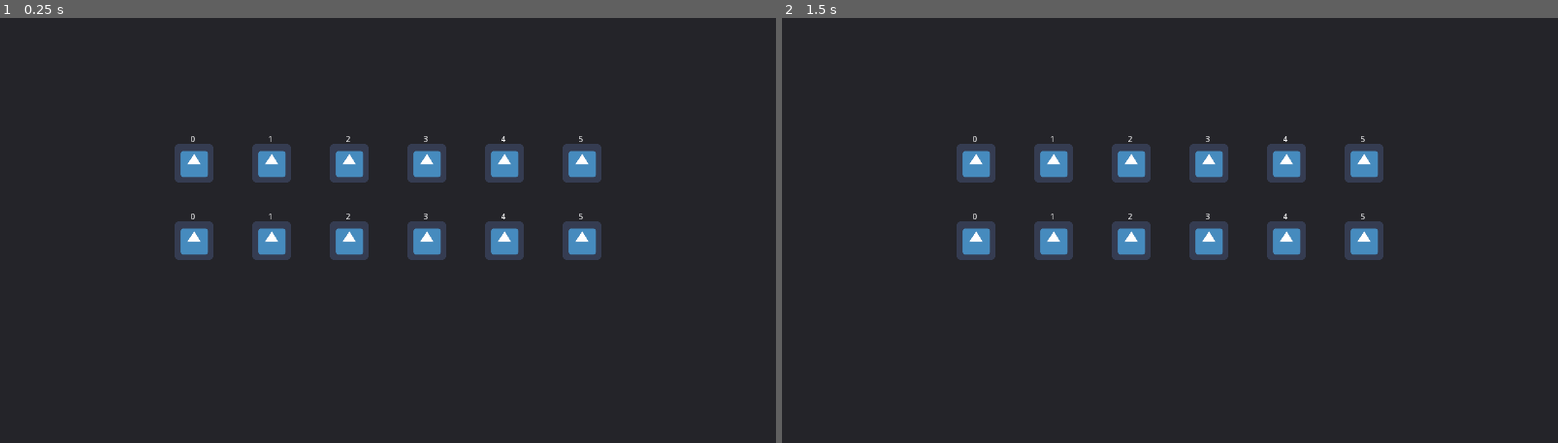
Above: before the commit, frames 1-2 (left to right).
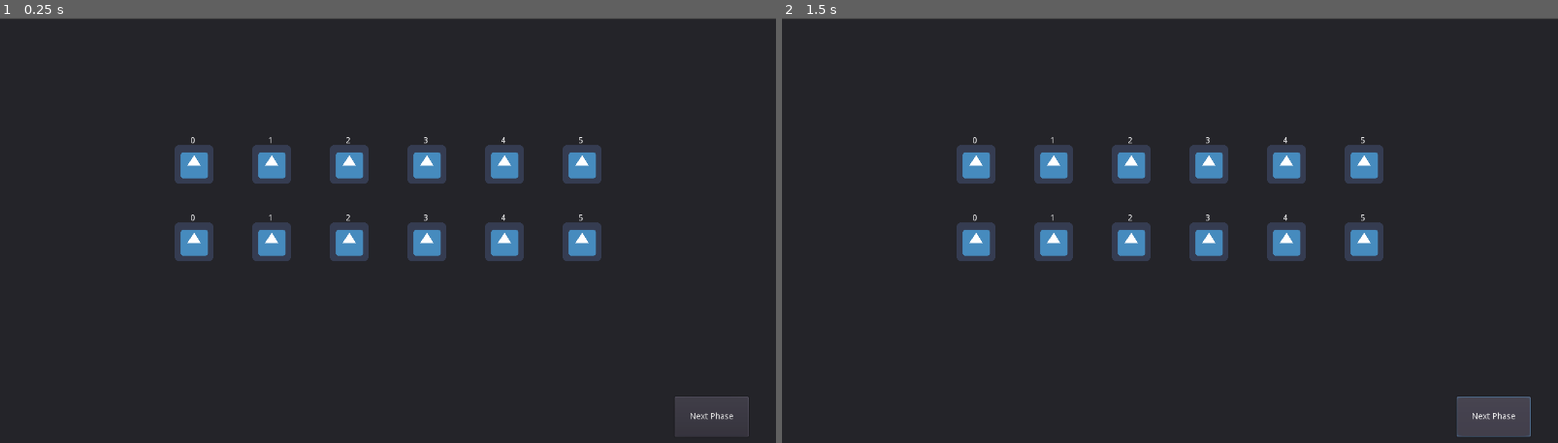
Above: after the commit, the same moments.

Repository: zachadel/GenomeEvolution
Game: Godot game, scene res://Scenes/Main.tscn
Same seed, same stepped clock (60 frames per second), same inputs: the game is played once before the commit and once after it. The engine's default icon, where the game draws it, is replaced by a stand-in: a white triangle on a blue panel in a dark square.
Inputs (mouse positions are in pixels of both pictures, inside the frame that each line leads up to):
- Up to frame 1 (0.25 s): no input
- Up to frame 2 (1.5 s): click (1495, 417) at 0.5 s, where only the run after the commit has a clickable "Next Phase"; click (1495, 417) at 1.25 s, where only the run after the commit has a clickable "Next Phase"

The runs differ from the first frame. In frame 1, 1.7% of the frame differs, in the area x 0-100%, y 0-99%; in frame 2, 2.1%.
Error after the commit: Parse Error: The identifier "gainTE" isn't declared in the current scope. (res://Scripts/Main.gd:30)

Commit message:
Added more structure to the main loop in Main.gd. Also duplicated Gene to make Transposon.

Diff:
--- a/Scenes/Main.gd
+++ /dev/null
@@ -1,31 +0,0 @@
-extends Node
-
-export (PackedScene) var Gene
-
-var game_over = false
-
-func _ready():
-	pass
-
-func new_game():
-	game_over = false
-	$Chromosome.start()
-
-func _process(delta):
-	pass
-	#while(!game_over):
-	#	turn_sequence()
-	#	scoring()
-
-func scoring():
-	pass
-
-func turn_sequence():
-	gain_transposons()
-	transposon_jumping()
-
-func gain_transposons():
-	pass
-
-func transposon_jumping():
-	pass
--- a/Scenes/Main.tscn
+++ b/Scenes/Main.tscn
@@ -1,12 +1,89 @@
 [gd_scene load_steps=4 format=2]
 
-[ext_resource path="res://Scenes/Main.gd" type="Script" id=1]
+[ext_resource path="res://Scripts/Main.gd" type="Script" id=1]
 [ext_resource path="res://Scenes/Gene.tscn" type="PackedScene" id=2]
 [ext_resource path="res://Scenes/Chromosome.tscn" type="PackedScene" id=3]
 
-[node name="Main" type="Node"]
+[node name="Main" type="Node" index="0"]
 
 script = ExtResource( 1 )
 Gene = ExtResource( 2 )
 
-[node name="Chromosome" parent="." index="0" instance=ExtResource( 3 )]
+[node name="chromosome" parent="." index="0" instance=ExtResource( 3 )]
+
+margin_top = 2.0
+margin_bottom = 722.0
+
+[node name="next_phase" type="Button" parent="." index="1"]
+
+anchor_left = 0.0
+anchor_top = 0.0
+anchor_right = 0.0
+anchor_bottom = 0.0
+margin_left = 1113.0
+margin_top = 626.0
+margin_right = 1235.0
+margin_bottom = 692.0
+rect_pivot_offset = Vector2( 0, 0 )
+rect_clip_content = false
+focus_mode = 2
+mouse_filter = 0
+mouse_default_cursor_shape = 0
+size_flags_horizontal = 1
+size_flags_vertical = 1
+toggle_mode = false
+enabled_focus_mode = 2
+shortcut = null
+group = null
+text = "Next Phase"
+flat = false
+align = 1
+
+[node name="score_text" type="Label" parent="." index="2"]
+
+anchor_left = 0.0
+anchor_top = 0.0
+anchor_right = 0.0
+anchor_bottom = 0.0
+margin_left = 515.0
+margin_top = 20.0
+margin_right = 765.0
+margin_bottom = 70.0
+rect_pivot_offset = Vector2( 0, 0 )
+rect_clip_content = false
+mouse_filter = 2
+mouse_default_cursor_shape = 0
+size_flags_horizontal = 1
+size_flags_vertical = 4
+custom_colors/font_color = Color( 1, 1, 1, 1 )
+align = 1
+valign = 1
+percent_visible = 1.0
+lines_skipped = 0
+max_lines_visible = -1
+
+[node name="phase" type="Label" parent="." index="3"]
+
+anchor_left = 0.0
+anchor_top = 0.0
+anchor_right = 0.0
+anchor_bottom = 0.0
+margin_left = 515.0
+margin_top = 100.0
+margin_right = 765.0
+margin_bottom = 150.0
+rect_pivot_offset = Vector2( 0, 0 )
+rect_clip_content = false
+mouse_filter = 2
+mouse_default_cursor_shape = 0
+size_flags_horizontal = 1
+size_flags_vertical = 4
+custom_colors/font_color = Color( 1, 1, 1, 1 )
+align = 1
+valign = 1
+percent_visible = 1.0
+lines_skipped = 0
+max_lines_visible = -1
+_sections_unfolded = [ "Rect" ]
+
+[connection signal="button_down" from="next_phase" to="." method="_on_next_phase_button_down"]
--- /dev/null
+++ b/Scenes/Transposon.tscn
@@ -0,0 +1,51 @@
+[gd_scene load_steps=5 format=2]
+
+[ext_resource path="res://Scripts/Transposon.gd" type="Script" id=1]
+[ext_resource path="res://icon.png" type="Texture" id=2]
+
+[sub_resource type="Shader" id=1]
+
+code = "shader_type canvas_item;
+
+void fragment(){
+	COLOR = vec4(0.5, 0.0, 0.0, 1.0);
+}"
+
+[sub_resource type="ShaderMaterial" id=2]
+
+render_priority = 0
+shader = SubResource( 1 )
+
+[node name="Transposon" type="Node2D"]
+
+position = Vector2( 32.6489, 31.2885 )
+script = ExtResource( 1 )
+_sections_unfolded = [ "Transform" ]
+
+[node name="Sprite" type="Sprite" parent="." index="0"]
+
+material = SubResource( 2 )
+texture = ExtResource( 2 )
+_sections_unfolded = [ "Material" ]
+
+[node name="ID_Label" type="Label" parent="." index="1"]
+
+anchor_left = 0.0
+anchor_top = 0.0
+anchor_right = 0.0
+anchor_bottom = 0.0
+margin_left = -22.0
+margin_top = -46.0
+margin_right = 18.0
+margin_bottom = -32.0
+rect_pivot_offset = Vector2( 0, 0 )
+rect_clip_content = false
+mouse_filter = 2
+mouse_default_cursor_shape = 0
+size_flags_horizontal = 1
+size_flags_vertical = 4
+align = 1
+valign = 1
+percent_visible = 1.0
+lines_skipped = 0
+max_lines_visible = -1
--- a/Scripts/Chromosome.gd
+++ b/Scripts/Chromosome.gd
@@ -3,11 +3,30 @@
 #export (PackedScene) var gene_scene
 
 var gene_scene = preload("res://Scenes/Gene.tscn")
+var TE_scene = preload("res://Scenes/Transposon.tscn")
 
-var geneArrays = [[], []]
+var gene_TE_Arrays = [[], []]
 var number_of_genes = 6
 
 func _ready():
+	init_genes()
+
+func _process(delta):
+	pass
+
+func add_TE():
+	var num_of_TE = randi()%6+1
+	for i in range(num_of_TE):
+		var new_pos = randi()%gene_TE_Arrays.size()
+		var prime_ndx = new_pos / number_of_genes
+		gene_TE_Arrays[floor(prime_ndx)].insert(new_pos, TE_scene.instance())
+		gene_TE_Arrays[new_pos].position
+	pass
+
+#this function instances all of the initial genes, puts them
+#into an array, then sets their positions appropriately, and
+#finally adds them as a child of the chromosome object
+func init_genes():
 	var init_pos = Vector2(OS.get_real_window_size().x / 2, OS.get_real_window_size().y / 3)
 	var temp_gene = gene_scene.instance()
 	var gene_sprite_size = temp_gene.get_node("Sprite").get_texture().get_size()
@@ -15,16 +34,13 @@
 
 	for i in range(2):
 		for j in range(number_of_genes):
-			geneArrays[i].push_back(gene_scene.instance())
+			gene_TE_Arrays[i].push_back(gene_scene.instance())
 
 			if number_of_genes % 2 == 0:
-				geneArrays[i][j].position.x = init_pos.x + (gene_sprite_size.x * 2 * (j + 0.5 - (number_of_genes/2)))
+				gene_TE_Arrays[i][j].position.x = init_pos.x + (gene_sprite_size.x * 2 * (j + 0.5 - (number_of_genes/2)))
 			else:
-				geneArrays[i][j].position.x = init_pos.x + (gene_sprite_size.x * 2 * (j - (number_of_genes/2)))
-			geneArrays[i][j].position.y = init_pos.y + (gene_sprite_size.y * i * 2)
+				gene_TE_Arrays[i][j].position.x = init_pos.x + (gene_sprite_size.x * 2 * (j - (number_of_genes/2)))
+			gene_TE_Arrays[i][j].position.y = init_pos.y + (gene_sprite_size.y * i * 2)
 
-			geneArrays[i][j].init(j)
-			add_child(geneArrays[i][j])
-
-func _process(delta):
-	pass
+			gene_TE_Arrays[i][j].init(j)
+			add_child(gene_TE_Arrays[i][j])
--- a/Scripts/Gene.gd
+++ b/Scripts/Gene.gd
@@ -7,7 +7,6 @@
 func _ready():
 	gene_type = ""
 	id = 0
-	#$ID_Label.text = str(id)
 
 func _process(delta):
 	pass
@@ -15,5 +14,4 @@
 func init(id):
 	self.id = id
 	gene_type = str(self.id)
-	#position = location
 	$ID_Label.text = str(self.id)
--- /dev/null
+++ b/Scripts/Main.gd
@@ -0,0 +1,74 @@
+extends Node
+
+export (PackedScene) var Gene
+
+enum GAME_STATE{
+	start,
+	gainTE,
+	jumpingTE,
+	repairBreaks,
+	environmentBreaks,
+	repairEnvBreaks,
+	recombination,
+	evolve
+}
+
+var game_state = GAME_STATE.start
+var has_changed = true
+var game_over = false
+var score = 0
+
+func _ready():
+	game_over = false
+	$score_text.text = "Score: " + str(score)
+	game_state = GAME_STATE.gainTE
+	$phase.text = str(game_state)
+
+func _process(delta):
+	if has_changed:
+		match game_state:
+			gainTE:
+				$phase.text = str(game_state)
+				game_state = GAME_STATE.jumpingTE
+				pass
+			jumpingTE:
+				$phase.text = str(game_state)
+				game_state = GAME_STATE.repairBreaks
+				pass
+			repairBreaks:
+				$phase.text = str(game_state)
+				game_state = GAME_STATE.environmentBreaks
+				pass
+			environmentBreaks:
+				$phase.text = str(game_state)
+				game_state = GAME_STATE.repairEnvBreaks
+				pass
+			repairEnvBreaks:
+				$phase.text = str(game_state)
+				game_state = GAME_STATE.recombination
+				pass
+			recombination:
+				$phase.text = str(game_state)
+				game_state = GAME_STATE.evolve
+				pass
+			evolve:
+				$phase.text = str(game_state)
+				pass
+		has_changed = false
+
+func _on_next_phase_button_down():
+	has_changed = true
+
+func scoring():
+	pass
+
+func turn_sequence():
+	gain_transposons()
+	transposon_jumping()
+
+func gain_transposons():
+	$chromosome.add_TE()
+
+
+func transposon_jumping():
+	pass
--- a/Scripts/Transposon.gd
+++ b/Scripts/Transposon.gd
@@ -4,13 +4,13 @@
 var id
 
 func _ready():
-	TE_type = ""
+	TE_type = "TE: "
 	id = 0
 
 func _process(delta):
 	pass
 
-func _init(id, location):
-	id = randi()%6+1
-	TE_type = str(id)
-	position = location
+func _init(id):
+	self.id = id
+	TE_type += str(self.id)
+	$ID_Label.text = TE_type
